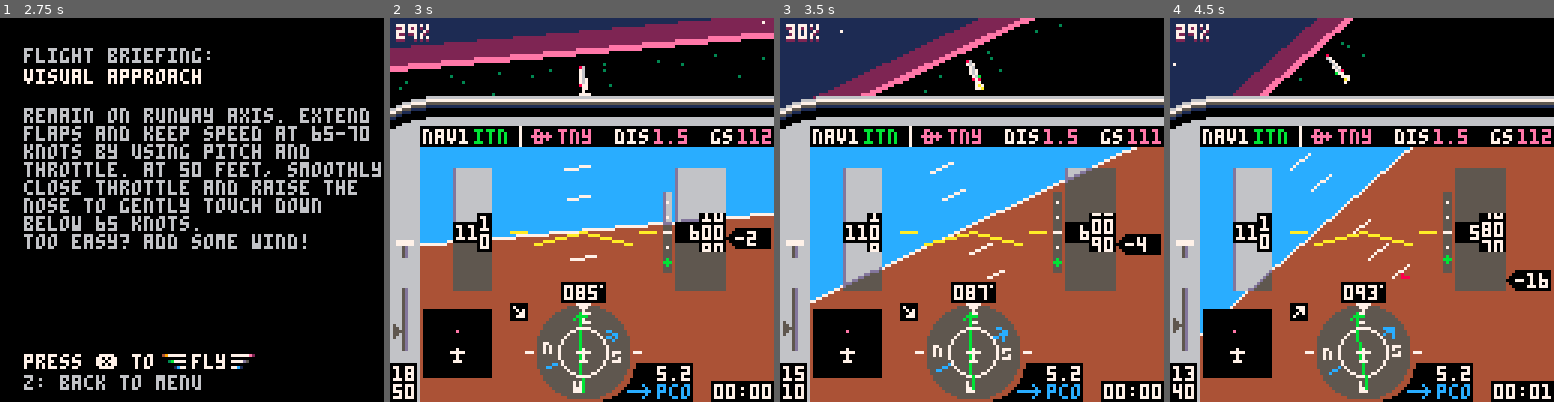
Above: before the commit, frames 1-4 (left to right).
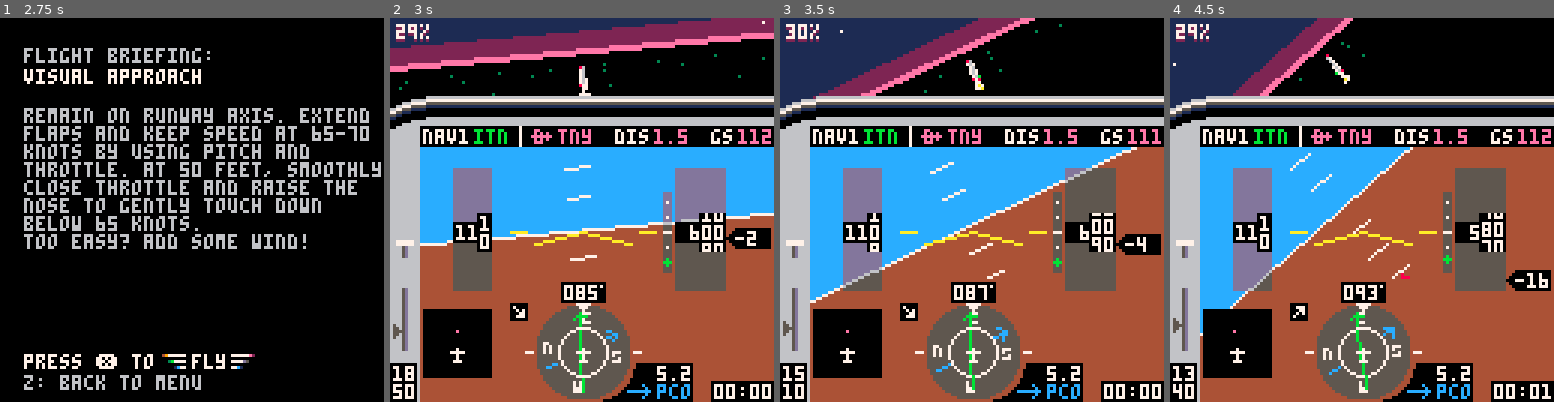
Above: after the commit, the same moments.

Repository: freds72/tiny_sim
Game: PICO-8 cartridge carts/tinysim.p8
Same seed, same stepped clock (60 frames per second), same inputs: the game is played once before the commit and once after it.
Inputs:
- Up to frame 1 (2.75 s): tap O (Z key) at 0.33, 0.7, 1.43, 2.22 s; tap X (X key) at 1.07, 2.07, 2.4, 2.73 s; hold Left 1.97-2.37 s; hold Down from 2.42 s (still down)
- Up to frame 2 (3 s): release Down at 2.82 s; hold Right from 2.87 s (still down)
- Up to frame 3 (3.5 s): keep holding Right; tap X (X key) at 3.07, 3.4 s; tap O (Z key) at 3.1 s
- Up to frame 4 (4.5 s): release Right at 3.53 s; hold Up 3.58-4.08 s; tap X (X key) at 3.73, 4.07, 4.4 s; tap O (Z key) at 3.98 s; hold Right from 4.13 s (still down)

Frame 1 is identical in both runs. In frame 2, 2.9% of the frame differs, in the area x 17-88%, y 39-54%; in frame 3, 2.1%; in frame 4, 2.2%.

Commit message:
- Merged latest master with horizon line - Nosewheel steering below 30 knots - Added airspeed to scenarios - New scenario: free flight - Modified engine failure scenario - Minor tweaks on instruments

Diff:
--- a/carts/tinysim.p8
+++ b/carts/tinysim.p8
@@ -169,7 +169,8 @@
 end
 
 function scenario(s)
-  s=scenarios[s]
+	 if(s==6) onground=true --avoid 'good landing' message at take-off
+		s=scenarios[s]
   name=s[1]
   lat=s[2]
   lon=s[3]
@@ -185,7 +186,6 @@
   wind=wx[wnd][2]
   ceiling=wx[wnd][3]
   if(pitch==99) bank,pitch=unusual()
-		if(s==6) onground=true --avoid 'good landing' message at take-off
 end
 
 function unusual()
@@ -1491,16 +1491,16 @@
 local shades={
 	[0xc]=0xd,
 	[0x4]=0x5,
-	[0x7]=0xd,
-	[0xcc]=0x66,
+	[0x7]=0x6,
+	[0xcc]=0xdd,
 	[0x44]=0x55,
-	[0x4c]=0x56,
+	[0x4c]=0x5d,
 	[0xc4]=0x55,
-	[0x77]=0xdd,
-	[0xc7]=0x6d,
-	[0x7c]=0xd6,
-	[0x47]=0x5d,
-	[0x74]=0xd5}
+	[0x77]=0x66,
+	[0xc7]=0xd6,
+	[0x7c]=0x6d,
+	[0x47]=0x56,
+	[0x74]=0x65}
 
 function rectfillt(x0,y0,x1,y1)
 	x0,x1=max(flr(x0)),min(flr(x1),127)
